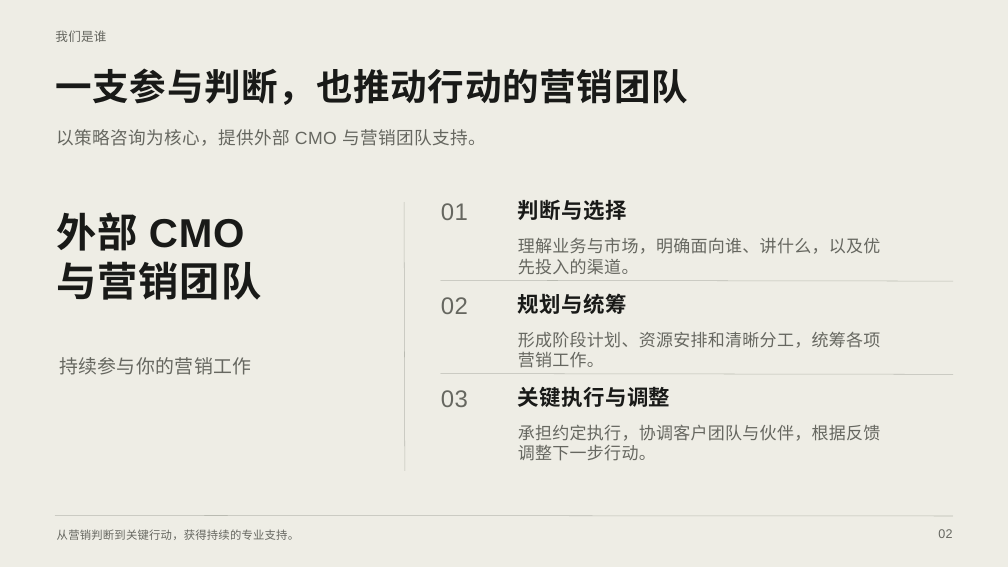
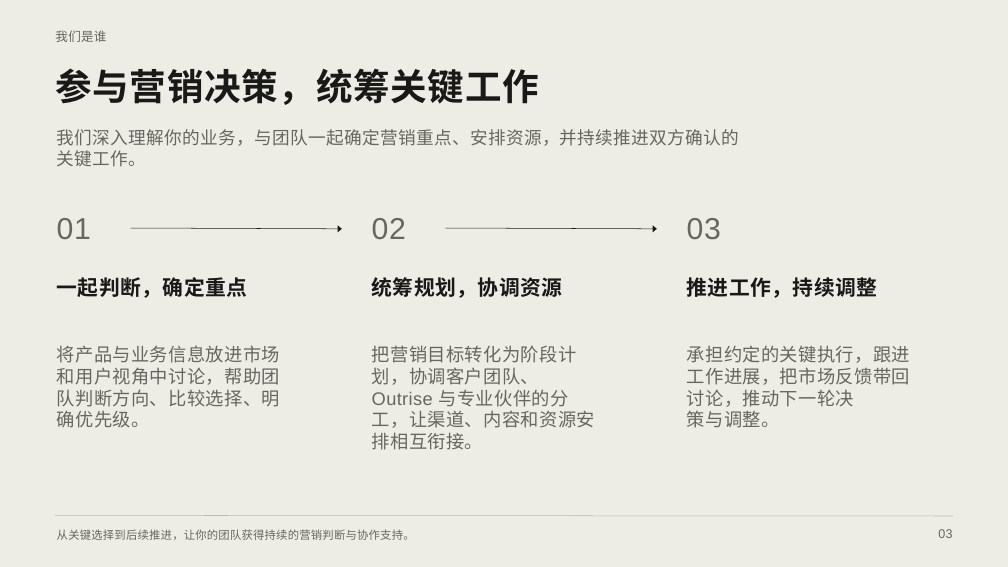
Before and after one commit to Outrise-development/outrise-ontology, a slide deck: slide 3 of docs/presentations/outrise-company-introduction/output/Outrise-Company-Introduction-Canva.pptx (slide 2 before the commit). Drawn at 1008x567 pixels with LibreOffice and Linux fonts; fonts in the diff are those of the drawing. Boxes give left, top, right and bottom in pixels: in the first picture for what was removed or moved away, otherwise in the second. Text is boxed around its words. In the diff, an @@ line names an element or a change of style, - is before the commit and + after.

Commit message:
Revise Outrise company introduction to 17 slides

```diff
--- a/docs/presentations/outrise-company-introduction/output/Outrise-Company-Introduction-Canva.pptx
+++ b/docs/presentations/outrise-company-introduction/output/Outrise-Company-Introduction-Canva.pptx
@@ text at [55,68,538,105]: text changed @@
-一支参与判断，也推动行动的营销团队
+参与营销决策，统筹关键工作
@@ text at [57,129,740,167]: text changed @@
-以策略咨询为核心，提供外部 CMO 与营销团队支持。
+我们深入理解你的业务，与团队一起确定营销重点、安排资源，并持续推进双方确认的
+关键工作。
@@ text "01": place and size @@
-text "01" at [441,203,468,220]
+text "01" at [57,218,91,239]
@@ text "02": place and size @@
-text "02" at [441,297,468,314]
+text "02" at [372,218,406,239]
@@ line removed from (404, 202) to (405, 471) @@
@@ text removed at [518,200,627,220] @@
-判断与选择
@@ size 34.2 to 43.2 pt, letter spacing 0.7 to 0.9 pt; line spacing 41pt to 51.8pt in 3 elements at [372,218,406,239], [57,218,91,239], [687,218,721,239] @@
@@ text "03": place and size @@
-text "03" at [441,390,468,407]
+text "03" at [687,218,721,239]
@@ text removed at [57,212,262,300] @@
-外部 CMO
-与营销团队
@@ arrow added from (131, 228) to (342, 229), #191A18 0.75 pt @@
@@ arrow added from (446, 228) to (657, 229), #191A18 0.75 pt @@
@@ text removed at [518,238,881,275] @@
-理解业务与市场，明确面向谁、讲什么，以及优
-先投入的渠道。
@@ text added at [57,277,248,298], 29.7 pt, text #191A18, bold @@
+一起判断，确定重点
@@ text added at [372,277,563,298], 29.7 pt, text #191A18, bold @@
+统筹规划，协调资源
@@ line removed from (440, 280) to (953, 281) @@
@@ text removed at [518,293,627,314] @@
-规划与统筹
@@ text at [687,277,878,298]: text changed; size 24.3 to 29.7 pt; text colour #666760 to #191A18; bold on @@
-形成阶段计划、资源安排和清晰分工，统筹各项
-营销工作。
+推进工作，持续调整
@@ text added at [57,345,280,428], 26.1 pt, text #666760 @@
+将产品与业务信息放进市场
+和用户视角中讨论，帮助团
+队判断方向、比较选择、明
+确优先级。
@@ text removed at [59,357,251,375] @@
-持续参与你的营销工作
@@ text added at [372,345,595,450], 26.1 pt, text #666760 @@
+把营销目标转化为阶段计
+划，协调客户团队、
+Outrise 与专业伙伴的分
+工，让渠道、内容和资源安
+排相互衔接。
@@ text added at [687,345,910,428], 26.1 pt, text #666760 @@
+承担约定的关键执行，跟进
+工作进展，把市场反馈带回
+讨论，推动下一轮决
+策与调整。
@@ line removed from (440, 373) to (953, 374) @@
@@ text removed at [518,386,671,407] @@
-关键执行与调整
@@ text removed at [518,424,881,461] @@
-承担约定执行，协调客户团队与伙伴，根据反馈
-调整下一步行动。
@@ text at [57,529,415,540]: text changed @@
-从营销判断到关键行动，获得持续的专业支持。
+从关键选择到后续推进，让你的团队获得持续的营销判断与协作支持。
```
Also in this commit, not shown: 15 other slides changed, 1 slide added, 7 other files.
